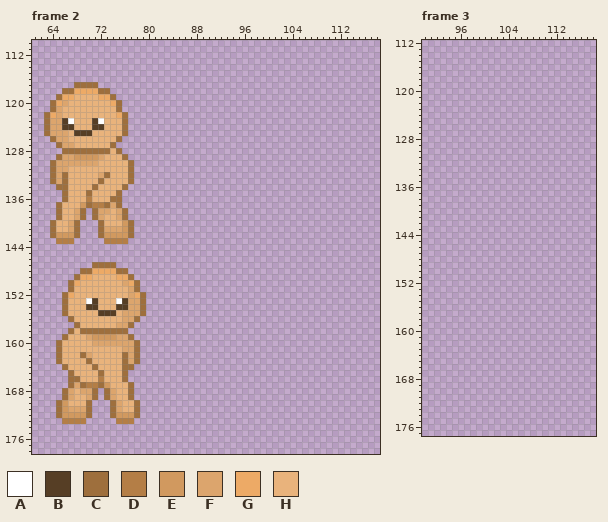
Edited in one commit: pixel-art file (idk.aseprite). Above is the file before it was changed.
320x180 pixels, 4 frames. Colours within 5 levels of each other are drawn and written as one. Shown: frame 2: x 61..118, y 110..178; frame 3: x 90..118, y 112..177. The commit also changed other frames, which this record leaves out.
Visible layers, top first: "Char_W_L", "Char_W_R".
Palette (. is transparent): A #ffffff  B #563e25  C #9e6f3d  D #b47e46  E #d1995f  F #dca56d  G #edaa66  H #e9b37c
Pixels before, frame 2 (only the part around the change), first column x 61:
110 ..........................................................
111 ..........................................................
112 ..........................................................
113 ..........................................................
114 ..........................................................
115 ..........................................................
116 ..........................................................
117 .......CCCC...............................................
118 .....CCGGGGCC.............................................
119 ....CGGHHHHGGC............................................
120 ...CGFHHHHHHHGC...........................................
121 ...CFHHHHHHHHHC...........................................
122 ..CGFHHHHHHHHHGC..........................................
123 ..CFFBAHHHBAHHHC..........................................
124 ..CFFBBHHHBBHHHC..........................................
125 ..CFFFHBBBHHHHHC..........................................
126 ...CFFHHHHHHHHC...........................................
127 ....CFFHHHHHHC............................................
128 .....CCCCCCCCHC...........................................
129 ....CFFEEEEFHHHC..........................................
130 ...CFFFFFFFHHHHHC.........................................
131 ...CFFHHHHHHHHHHC.........................................
132 ...CFCHHHHHFCHHHC.........................................
133 ...CFCHHHHHCHHHHC.........................................
134 ....CCHHHHCHHHHC..........................................
135 .....CHHHCHHHHC...........................................
136 .....CHHHDHHHCC...........................................
137 ....CHHHECDDCFC...........................................
138 ....CHHFC.CFFHFC..........................................
139 ....CHHFC.CFHHFC..........................................
140 ...CHHFC...CHHHEC.........................................
141 ...CHHFC...CFFFEC.........................................
142 ...CEEEC...CEEEEC.........................................
143 ....DDD.....DDDD..........................................
144 ..........................................................
145 ..........................................................
146 ..........................................................
147 ..........CCCC............................................
148 ........CCGGGGCC..........................................
149 .......CGGHHHHGGC.........................................
150 ......CGHHHHHHHFGC........................................
151 ......CHHHHHHHHHFC........................................
152 .....CGHHHHHHHHHFGC.......................................
153 .....CHHHABHHHABFFC.......................................
154 .....CHHHBBHHHBBFFC.......................................
155 .....CHHHHHBBBHFFFC.......................................
156 ......CHHHHHHHHFFC........................................
157 .......CHHHHHHFFC.........................................
158 ......CHCCCCCCCC..........................................
159 .....CHHHFEEEEFFC.........................................
160 ....CHHHHHFFFFFFFC........................................
161 ....CHHHHHHHHHHFFC........................................
162 ....CHHHCFHHHHHCFC........................................
163 ....CHHHHCHHHHHCFC........................................
164 .....CHHHHCHHHHCC.........................................
165 ......CHHHHCHHHC..........................................
166 ......CCHHHDHHHC..........................................
167 ......CFCDDCEHHHC.........................................
168 .....CFHFFC.CFHHC.........................................
169 .....CFHHFC.CFHHC.........................................
170 ....CEHHHC...CFHHC........................................
171 ....CEFFFC...CFHHC........................................
172 ....CEEEEC...CEEEC........................................
173 .....DDDD.....DDD.........................................
174 ..........................................................
175 ..........................................................
176 ..........................................................
177 ..........................................................
178 ..........................................................
The same view after the edit:
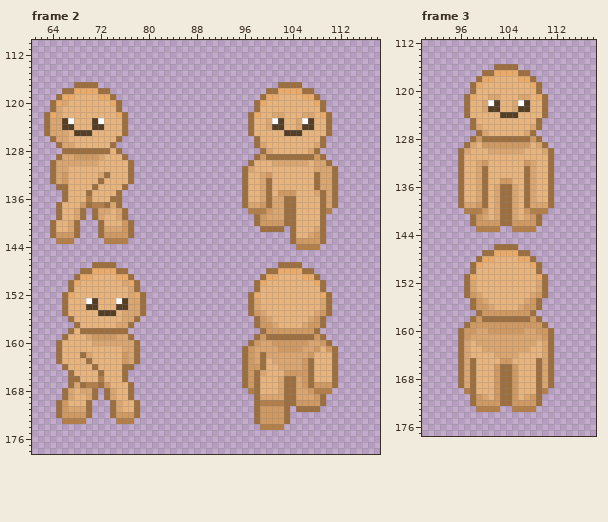
Author's note on the commit: front, back, right, left animation
Change:
layer "Char_W_D" added
layer "Char_W_U" added
Changed rows in their new state; - is an unchanged pixel.
Frame 2:
first column x 66:
117 ------------------------------------CCCC------
118 ----------------------------------CCGGGGCC----
119 ---------------------------------CGGHHHHGGC---
120 --------------------------------CGHHHHHHHHGC--
121 --------------------------------CHHHHHHHHHHC--
122 -------------------------------CGHHFFHHHFFHGC-
123 -------------------------------CHHFABHHFABHHC-
124 -------------------------------CHHFBBHHFBBHHC-
125 -------------------------------CHHHHHBBBHHHHC-
126 --------------------------------CHHHHHHHHHHC--
127 --------------------------------CFHHHHHHHHFC--
128 ---------------------------------CFHHHHHHFC---
129 --------------------------------CECCCCCCCCEC--
130 -------------------------------CHHHFFFFFFHFFC-
131 ------------------------------CFHHHHHHHHHHFFFC
132 E-----------------------------CHHFEHHHHHHHCFFC
133 E-----------------------------CHHFCHHHHHHHCFFC
134 ------------------------------CHHFCHHHHHHHCFFC
135 ------------------------------CHHFCHEEEHHHFCFC
136 ------------------------------CHHFCFFCCHHHHCFC
137 ------------------------------CFFECFFCCHHHHCFC
138 -------------------------------DDDEFFCCHHHHCD-
139 --------------------------------CEFFFCCHHHHC--
140 --------------------------------CEEEECCHHHHC--
141 ---------------------------------CCCC-CHHHFC--
142 --------------------------------------CHHFEC--
143 --------------------------------------CEEEEC--
144 ---------------------------------------DDDD---
147 ------------------------------------CCCC------
148 ----------------------------------CCGGGGCC----
149 ---------------------------------CGGHHHHGGC---
150 --------------------------------CGHHHHHHHHGC--
151 --------------------------------CHHHHHHHHHHC--
152 -------------------------------CGHHHHHHHHHHGC-
153 -------------------------------CFHHHHHHHHHHFC-
154 -------------------------------CFHHHHHHHHHHFC-
155 -------------------------------CEFHHHHHHHHFEC-
156 --------------------------------CEFHHHHHHFEC--
157 --------------------------------CEEFHHHHFEEC--
158 ---------------------------------CEEEEEEEEC---
159 --------------------------------CECCCCCCCCEC--
160 -------------------------------CEFFEEEEEEFFEC-
161 ------------------------------CEFFFFEEEEFFEHEC
162 ----------E-------------------CEFCFFFFFFFEHHHC
163 ----------E-------------------CEFCHFFFFFECHHHC
164 ------------------------------CEECHHFFFFECHHHC
165 ------------------------------CECFHHHEEEECHHHC
166 ------------------------------CECHHHFCCFECHHHC
167 ------------------------------CECHHHFCCFECEEEC
168 -------------------------------DCHHHFCCFFEDDD-
169 --------------------------------CFFFFCCFFFEC--
170 --------------------------------CDDDDCCEEEEC--
171 --------------------------------CEEEEC-CCCC---
172 --------------------------------CEEEEC--------
173 --------------------------------CEEEEC--------
174 ---------------------------------DDDD---------
Frame 3, layers "Char_W_U", "Char_W_D":
first column x 96:
116 ------CCCC------
117 ----CCGGGGCC----
118 ---CGGHHHHGGC---
119 --CGHHHHHHHHGC--
120 --CHHHHHHHHHHC--
121 -CGHHFFHHHFFHGC-
122 -CHHFABHHFABHHC-
123 -CHHFBBHHFBBHHC-
124 -CHHHHHBBBHHHHC-
125 --CHHHHHHHHHHC--
126 --CFHHHHHHHHFC--
127 ---CFHHHHHHFC---
128 --CECCCCCCCCEC--
129 -CFHEEEEEEEEHFC-
130 CFHHHFFFFFFHHHFC
131 CHHHHHHHHHHHHHHC
132 CHHFEHHHHHHEFHHC
133 CHHFCHHHHHHCFHHC
134 CHHFCHHHHHHCFHHC
135 CHHFCHHEEHHCFHHC
136 CHHFCHFCCFHCFHHC
137 CHHFCHFCCFHCFHHC
138 CHHFCHFCCFHCFHHC
139 CFFECHFCCFHCFFFC
140 -DDDEHFCCFHEDDD-
141 --CEFHFCCFHFEC--
142 --CEEEECCEEEEC--
143 ---DDDD--DDDD---
146 ------CCCC------
147 ----CCGGGGCC----
148 ---CGGHHHHGGC---
149 --CGHHHHHHHHGC--
150 --CHHHHHHHHHHC--
151 -CGHHHHHHHHHHGC-
152 -CFHHHHHHHHHHFC-
153 -CFHHHHHHHHHHFC-
154 -CEFHHHHHHHHFEC-
155 --CEFHHHHHHFEC--
156 --CEEFHHHHFEEC--
157 ---CEEEEEEEEC---
158 --CECCCCCCCCEC--
159 -CEEEEEEEEEEEEC-
160 CEEFFEEEEEEFFEEC
161 CEFFFFFFFFFFFFEC
162 CFHFFFFFFFFFFHFC
163 CFHHFFFFFFFFHHFC
164 CFHHHHFFFFHHHHFC
165 CFCHHHHEEHHHHCFC
166 CFCHHHECCEHHHCFC
167 CFCHHHECCEHHHCFC
168 CFCHHHECCEHHHCFC
169 CFCHHHECCEHHHCFC
170 -DCHHHECCEHHHCD-
171 --CEFHECCEHFEC--
172 --CEEEECCEEEEC--
173 ---DDDD--DDDD---
Pixel boxes of the changes (left, top, right, bottom) in both pictures:
added: (242, 82, 338, 430)
changed: (62, 172, 68, 184)
changed: (122, 352, 128, 364)
added: (458, 64, 554, 412)
